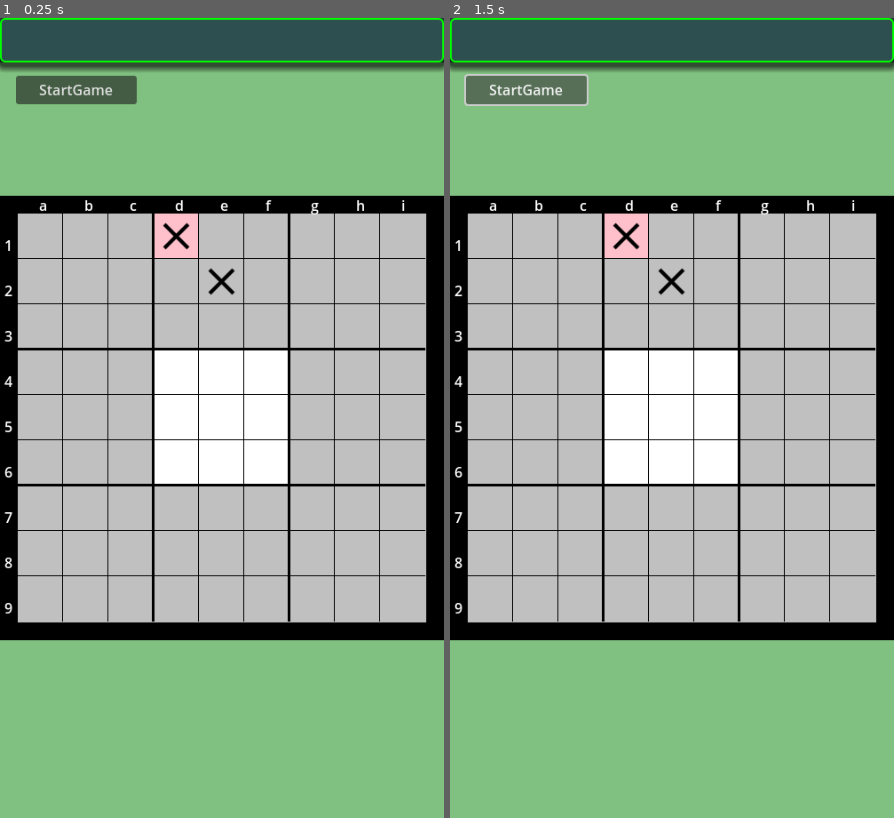
Above: before the commit, frames 1-2 (left to right).
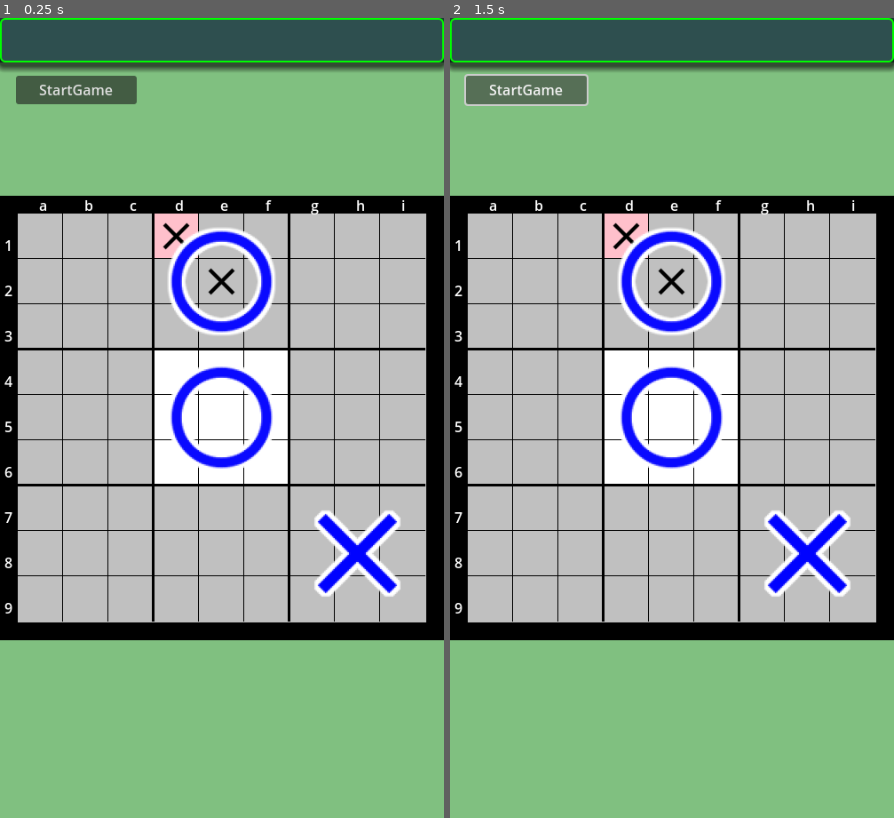
Above: after the commit, the same moments.

Repository: vivisuke/SuperTicTacToe4
Game: Godot game, scene res://main_scene.tscn
Same seed, same stepped clock (60 frames per second), same inputs: the game is played once before the commit and once after it.
Inputs:
- Up to frame 1 (0.25 s): no input
- Up to frame 2 (1.5 s): click "StartGame" at 0.5 s; click "StartGame" at 1.25 s

The runs differ from the first frame. In frame 1, 3.7% of the frame differs, in the area x 37-91%, y 26-73%; in frame 2, 3.7%.

Commit message:
0010 ◎ C 12/27 03/05 0.001│ToDo│グローバルボード用タイルマップ（TileMapGlobal）追加

Diff:
--- a/SuperTicTacToe/main_scene.tscn
+++ b/SuperTicTacToe/main_scene.tscn
@@ -7,6 +7,8 @@
 [ext_resource type="Texture2D" uid="uid://bke4ga7k7lq6i" path="res://images/pink.png" id="4_li4sm"]
 [ext_resource type="Texture2D" uid="uid://c21l38manmh06" path="res://images/circle_black.png" id="5_u0aoc"]
 [ext_resource type="Texture2D" uid="uid://os2kymwxpo7f" path="res://images/close_black.png" id="6_x73yt"]
+[ext_resource type="Texture2D" uid="uid://bhfxc41nee0t4" path="res://images/big_circle_black.png" id="8_h36eu"]
+[ext_resource type="Texture2D" uid="uid://cb1fxs2wp5co0" path="res://images/big_close_black.png" id="9_ju4x0"]
 
 [sub_resource type="TileSetAtlasSource" id="TileSetAtlasSource_30j05"]
 texture = ExtResource("3_twduk")
@@ -40,6 +42,21 @@
 tile_size = Vector2i(51, 51)
 sources/0 = SubResource("TileSetAtlasSource_aipxp")
 sources/1 = SubResource("TileSetAtlasSource_qwv0h")
+
+[sub_resource type="TileSetAtlasSource" id="TileSetAtlasSource_idxt5"]
+texture = ExtResource("8_h36eu")
+texture_region_size = Vector2i(153, 153)
+0:0/0 = 0
+
+[sub_resource type="TileSetAtlasSource" id="TileSetAtlasSource_yk4th"]
+texture = ExtResource("9_ju4x0")
+texture_region_size = Vector2i(153, 153)
+0:0/0 = 0
+
+[sub_resource type="TileSet" id="TileSet_blrjq"]
+tile_size = Vector2i(153, 153)
+sources/0 = SubResource("TileSetAtlasSource_idxt5")
+sources/1 = SubResource("TileSetAtlasSource_yk4th")
 
 [node name="MainScene" type="Node2D"]
 script = ExtResource("1_nwkcl")
@@ -101,4 +118,11 @@
 format = 2
 layer_0/tile_data = PackedInt32Array(3, 0, 0, 65540, 1, 0)
 
+[node name="TileMapGlobal" type="TileMap" parent="Board"]
+position = Vector2(20, 20)
+tile_set = SubResource("TileSet_blrjq")
+cell_quadrant_size = 3
+format = 2
+layer_0/tile_data = PackedInt32Array(1, 0, 0, 131074, 1, 0)
+
 [connection signal="pressed" from="StartStopButton" to="." method="_on_start_stop_button_pressed"]
--- a/SuperTicTacToe/scripts/main_scene.gd
+++ b/SuperTicTacToe/scripts/main_scene.gd
@@ -12,6 +12,7 @@
 	print("(0, 0) = ", $Board/TileMapLocal.get_cell_source_id (0, Vector2i(0, 0)))
 	print("(3, 0) = ", $Board/TileMapLocal.get_cell_source_id (0, Vector2i(3, 0)))
 	print("(4, 1) = ", $Board/TileMapLocal.get_cell_source_id (0, Vector2i(4, 1)))
+	$Board/TileMapGlobal.set_cell(0, Vector2i(1, 1), 0, Vector2i(0, 0))
 	pass # Replace with function body.
 
 
Not shown: 1 places in SuperTicTacToe/main_scene.tscn that only renumber resources
Not shown, changed: SuperTicTacToe4.spr
